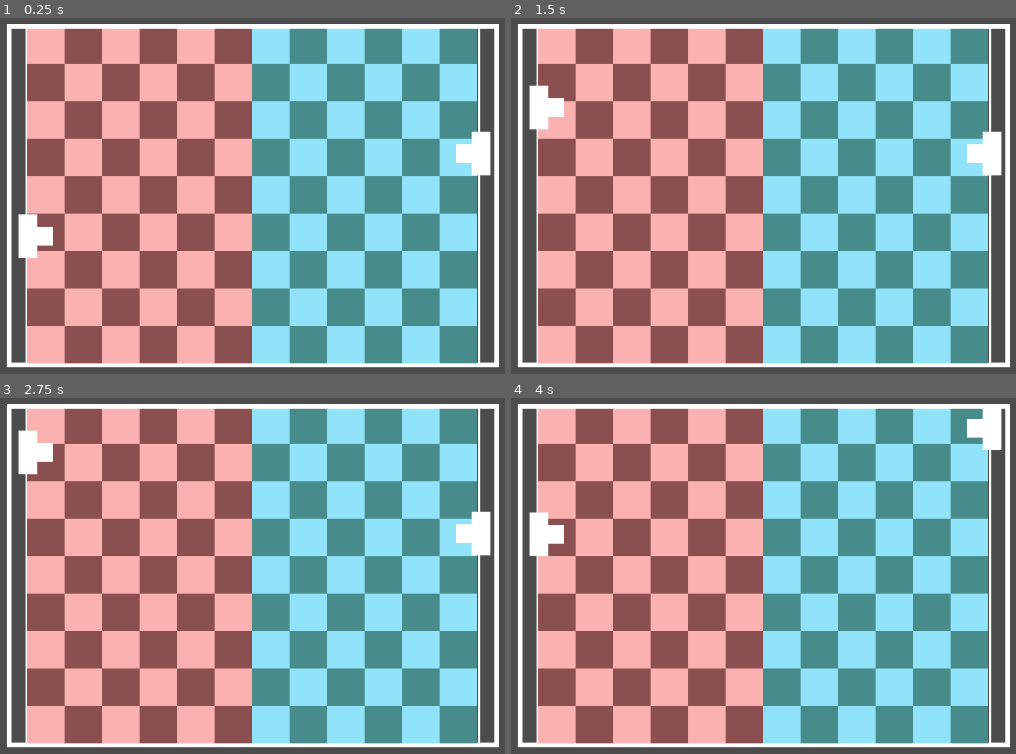
Above: before the commit, frames 1-4 (two rows, left to right).
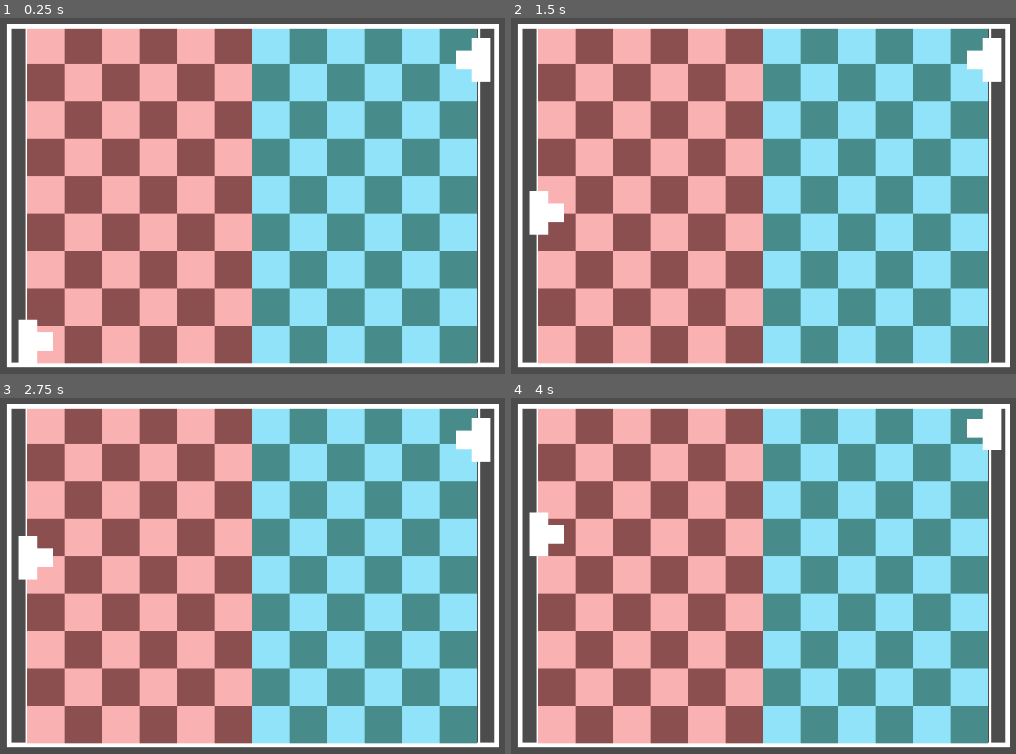
Above: after the commit, the same moments.

Repository: Raelr/dd-pong-invaders
Game: Godot game, scene res://scenes/Main.tscn
Two runs of this game, one before a commit and one after it. Both use one fixed random seed, a clock stepped at 60 frames per second and the inputs below.
Inputs:
- Up to frame 1 (0.25 s): no input
- Up to frame 2 (1.5 s): tap Enter at 0.5 s; hold W 0.53-1.28 s; hold O 0.53-1.28 s; tap E at 0.8, 1.35 s; hold S from 1.28 s (still down)
- Up to frame 3 (2.75 s): tap O at 1.55 s; release S at 2.03 s; hold W from 2.03 s (still down); hold O from 2.03 s (still down); tap E at 2.3 s
- Up to frame 4 (4 s): release O at 2.78 s; tap E at 2.85, 3.8 s; tap O at 3.05 s; release W at 3.53 s; hold S from 3.53 s (still down); hold I from 3.53 s (still down)

The runs differ from the first frame. In frame 1, 2.5% of the frame differs, in the area x 3-98%, y 5-98%; in frame 2, 2.5%, in the area x 3-98%, y 5-61%; in frame 3, 2.5%; in frame 4, nothing differs.

Commit message:
Edited version

Diff:
--- a/scenes/Barricade.tscn
+++ b/scenes/Barricade.tscn
@@ -10,8 +10,8 @@
 script = ExtResource( 2 )
 
 [node name="haystack" type="Sprite" parent="."]
-position = Vector2( -1.52588e-05, 1.84774e-06 )
-scale = Vector2( 0.116, 0.153355 )
+position = Vector2( -2.50001, 0 )
+scale = Vector2( 0.106, 0.153355 )
 texture = ExtResource( 1 )
 
 [node name="CollisionShape2D" type="CollisionShape2D" parent="."]
--- a/scenes/Main.tscn
+++ b/scenes/Main.tscn
@@ -10,12 +10,12 @@
 position = Vector2( 516.893, 297.052 )
 
 [node name="PlayerOne" parent="." instance=ExtResource( 2 )]
-position = Vector2( 238.875, 348.948 )
+position = Vector2( 238.875, 483.948 )
 is_player_one = true
 update = true
 
 [node name="PlayerTwo" parent="." instance=ExtResource( 2 )]
-position = Vector2( 799.479, 242.948 )
+position = Vector2( 799.479, 122.948 )
 texture = ExtResource( 3 )
 is_player_two = true
 update = true
--- a/scripts/Barricade.gd
+++ b/scripts/Barricade.gd
@@ -2,38 +2,38 @@
 
 var screen_size
 var extents
-var textures = {'1':['res://sprites/haystack.png'],
-				'2':['res://sprites/wood.png']}
+#var textures = {'1':['res://sprites/haystack.png'],
+#				'2':['res://sprites/wood.png']}
 
 func _ready():
 	add_to_group("barricade")
-	init('1')
-
-func init(level):
-	var texture = load(textures[level])
-	get_node("barricade").set_texture(texture)
+#	init('1')
+#
+#func init(level):
+#	var texture = load(textures[level])
+#	get_node("barricade").set_texture(texture)
 
 func explode():
 	queue_free()
 
 ## Destination for barricade build in Main
-# var barricade = preload("res://scenes/Barricade.tscn")
-# var player_position = PlayerOne.transform.origin
-# var player_forward_vector = player.global_tranform.basis.x
-# var barricade_instance = barricade_scene.instance()
-# func spawn_barricade():
-# 	if (is_player_one):
+#func spawn_barricade():
+#	var player_position = transform.origin
+#	var player_forward_vector = player_position.x
+#	var barricade_instance = barricade.instance()
+#	get_tree().get_root().add_child(barricade_instance)
+#	if (is_player_one):
 #		if Input.is_key_pressed(KEY_E):
-# 			player_forward_vector = player_forward_vector.normalized()
-# 			var spawn_position = player_position
-# 			spawn position.x += player_forward_vector.x * 3
-# 			barricade_instance.transform.origin = spawn_position
-# 	elif (is_player_two):
-# 		if Input.is_key_pressed(KEY_O):
-# 			player_forward_vector = player_forward_vector.normalized()
-# 			var spawn_position = player_position
-# 			spawn position.x -= player_forward_vector.x * 3
-# 			barricade_instance.transform.origin = spawn_position
+#			player_forward_vector = player_forward_vector.normalized()
+#			var spawn_position = player_position
+#			barricade_instance.position.x += (player_forward_vector.x * 3)
+#			barricade_instance.transform.origin = spawn_position
+#	elif (is_player_two):
+#		if Input.is_key_pressed(KEY_O):
+#			player_forward_vector = player_forward_vector.normalized()
+#			var spawn_position = player_position
+#			barricade_instance.position.x -= player_forward_vector.x * 3
+#			barricade_instance.transform.origin = spawn_position
 
 
 ###For Bullet.tscn so that both the bullet and barrier disappears when hit
--- a/scripts/Player.gd
+++ b/scripts/Player.gd
@@ -31,3 +31,23 @@
 		elif Input.is_key_pressed(KEY_K) and not Input.is_key_pressed(KEY_I):
 			if (self.position.y < 483.579):
 				self.position.y += 5
+
+var barricade = preload("res://scenes/Barricade.tscn")
+
+func spawn_barricade():
+	var player_position = transform.origin
+	var player_forward_vector = player_position.x
+	var barricade_instance = barricade.instance()
+	get_tree().get_root().add_child(barricade_instance)
+	if (is_player_one):
+		if Input.is_key_pressed(KEY_E):
+			player_forward_vector = player_forward_vector.normalized()
+			var spawn_position = player_position
+			barricade_instance.position.x += (player_forward_vector.x * 3)
+			barricade_instance.transform.origin = spawn_position
+	elif (is_player_two):
+		if Input.is_key_pressed(KEY_O):
+			player_forward_vector = player_forward_vector.normalized()
+			var spawn_position = player_position
+			barricade_instance.position.x -= player_forward_vector.x * 3
+			barricade_instance.transform.origin = spawn_position
